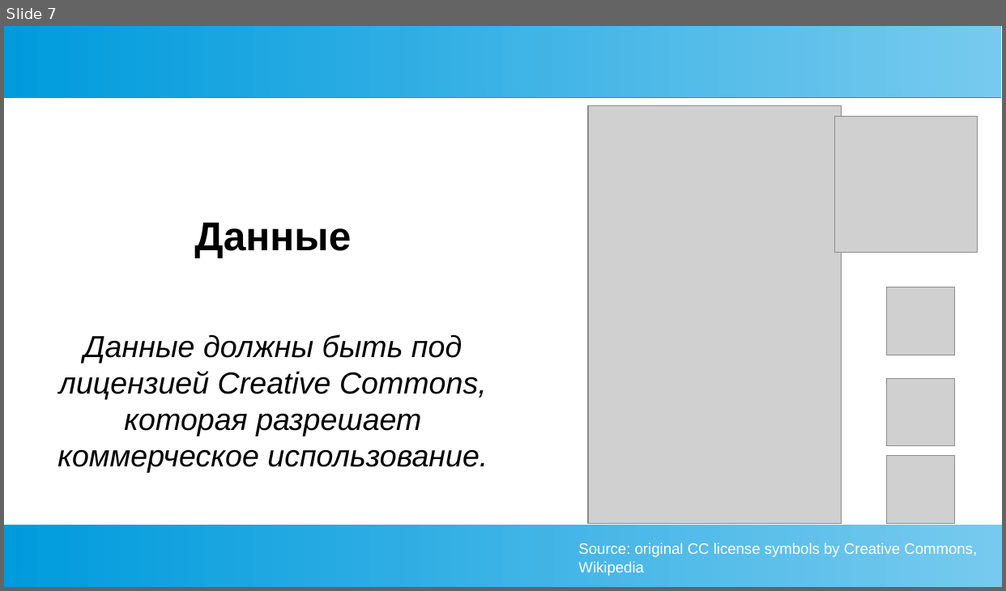
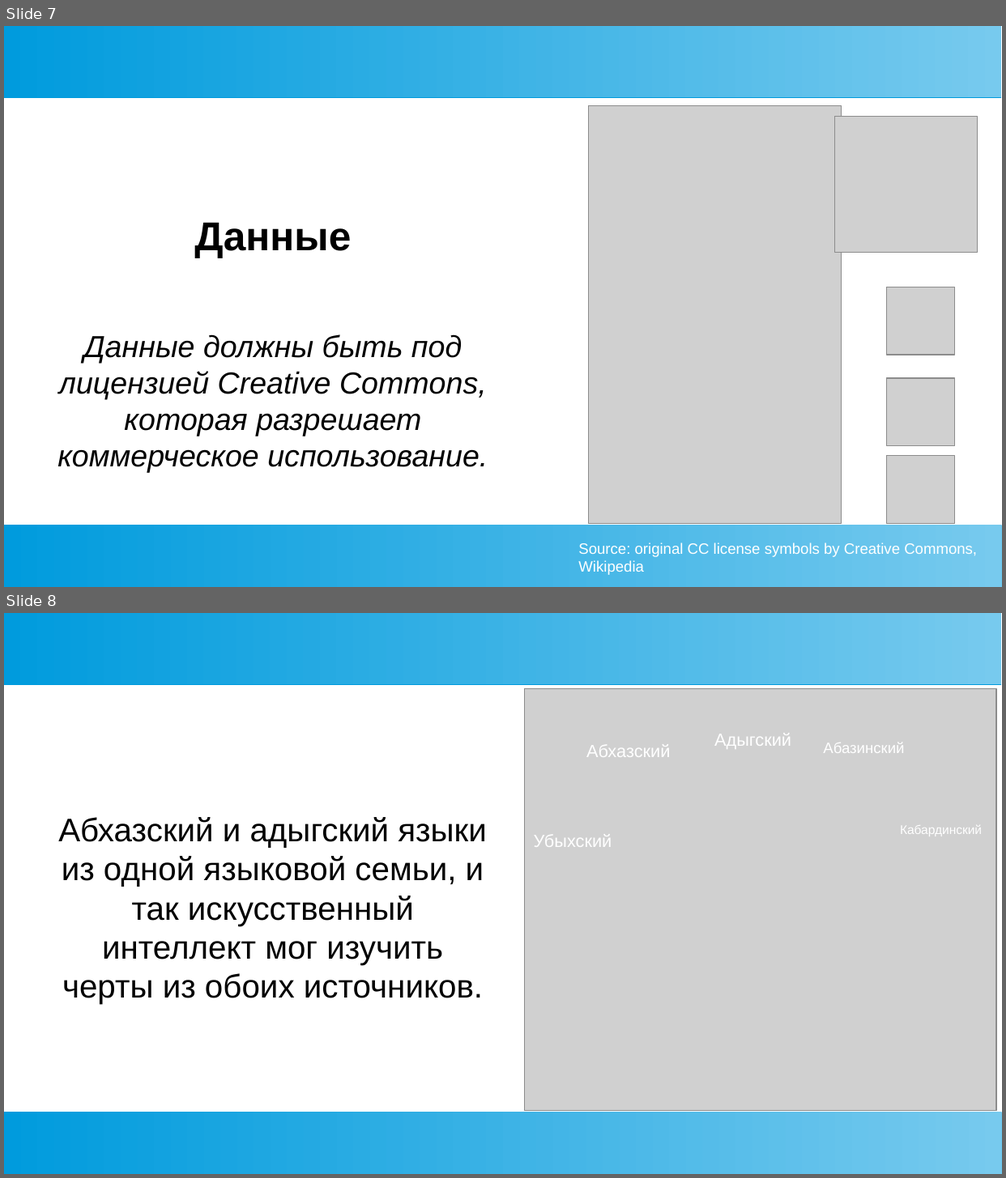
Before and after one commit to danielinux7/anana, a slide deck: docs/metaverse.pptx. Shown one above the other, each under a label of ours: slide 7 before the commit, slides 7 and 8 after it. The pictures are 1006x591 and 1006x1178 pixels, drawn with LibreOffice and Linux fonts; fonts in the diff are those of the drawing; grey boxes stand for pictures. Boxes give left, top, right and bottom in pixels: in the first picture for what was removed or moved away, otherwise in the second. Text is boxed around its words. In the diff, an @@ line names an element or a change of style, - is before the commit and + after.

```diff
--- a/docs/metaverse.pptx
+++ b/docs/metaverse.pptx
@@ slide 8 added at (4,613,1002,1174), background #FFFFFF; not listed: 2 template elements that a slide beside it also shows @@
@@ picture added at (525,689,996,1111) @@
@@ text added at (714,733,791,749), 14 pt, text #FFFFFF @@
+Адыгский
@@ text added at (586,744,670,757), 14 pt, text #FFFFFF @@
+Абхазский
@@ text added at (823,743,904,753), 12 pt, text #FFFFFF @@
+Абазинский
@@ text added at (58,817,486,1004), 26 pt, text #000000 @@
+Абхазский и адыгский языки из одной языковой семьи, и так искусственный интеллект мог изучить черты из обоих источников.
@@ text added at (900,825,982,837), 10 pt, text #FFFFFF @@
+Кабардинский
@@ text added at (534,834,612,847), 14 pt, text #FFFFFF @@
+Убыхский
```
Also in this commit, not shown: 1 slide changed, 1 other slide added, 1 other file.
